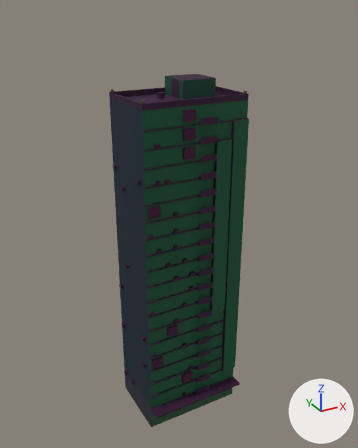
The glTF model public/assets/buildings/slab_i.glb as it was, and as the next commit left it.
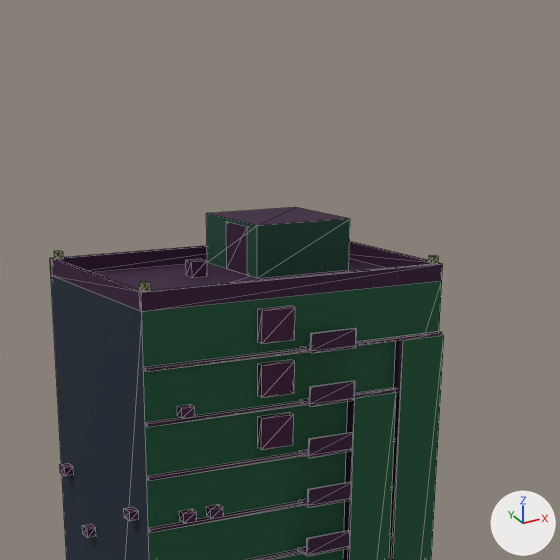
Each version appears first whole from a 50 mm camera at (-40.2, -73.5, 75.9) aimed at (0.1, -0.1, 39.2), and next in a close-up on the part from 26% to 81% of the width and 0% to 44% of the height. The axes (+X, +Y, +Z) are drawn at lower right. The lights are the same throughout. The first two pictures are the older version. The close-ups show mesh edges as thin lines. Where no turn or scale is listed for an object, it has been applied to the vertices. Vertices at exactly the same position are counted once.

In view in the first close-up: 'slab_i'.
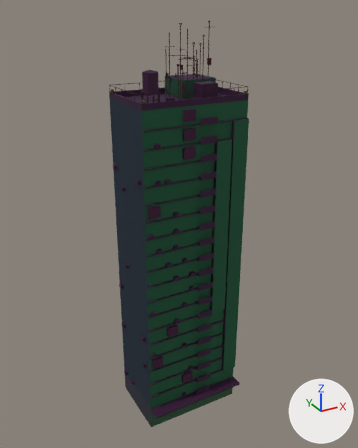
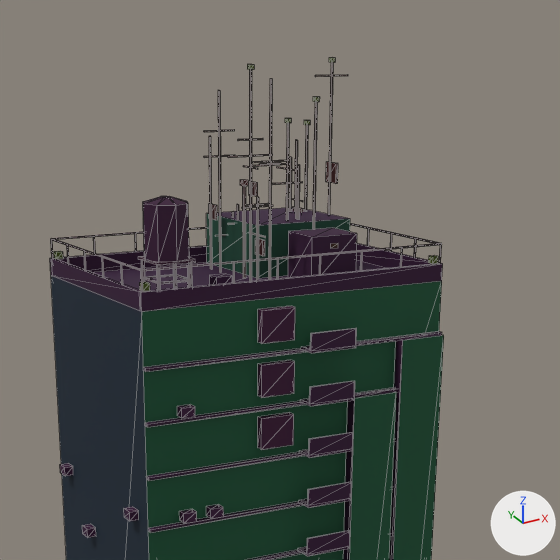
Where the newer file only moved an object's origin or applied its transform, the numbers keep the older frame.

Pixel boxes [x1, y1, x2, y2] of what changed, in the close-ups (560 x 560 px):
'slab_i', reshaped
    before: [50, 207, 444, 560]
    after: [50, 57, 444, 560]
part 1 of me_slab_i, added
    after: [328, 62, 333, 214]
part 2 of me_slab_i, added
    after: [326, 162, 338, 184]
part 3 of me_slab_i, added
    after: [304, 125, 308, 210]
part 4 of me_slab_i, added
    after: [295, 140, 298, 207]
part 5 of me_slab_i, added
    after: [242, 186, 246, 278]
part 6 of me_slab_i, added
    after: [240, 180, 248, 186]
part 7 of me_slab_i, added
    after: [160, 280, 188, 284]
part 8 of me_slab_i, added
    after: [145, 274, 174, 278]
part 9 of me_slab_i, added
    after: [138, 256, 195, 265]
part 10 of me_slab_i, added
    after: [249, 70, 252, 281]
part 11 of me_slab_i, added
    after: [228, 154, 273, 158]
part 12 of me_slab_i, added
    after: [252, 182, 258, 196]
part 13 of me_slab_i, added
    after: [268, 79, 272, 279]
part 14 of me_slab_i, added
    after: [252, 160, 288, 163]
part 15 of me_slab_i, added
    after: [250, 163, 290, 167]
part 16 of me_slab_i, added
    after: [256, 197, 259, 280]
part 17 of me_slab_i, built on
    after: [51, 90, 442, 292]
part 18 of me_slab_i, recoloured
    before: [185, 259, 207, 277]
    after: [289, 157, 292, 211]

The change, as a diff of the scene's bpy script:
```diff
--- a/public/assets/buildings/slab_i.glb.py
+++ b/public/assets/buildings/slab_i.glb.py
@@ me_slab_i @@
-me_slab_i.from_pydata(...)  # 862 vertices, 1102 faces; spans x -10.2..10.2, y -7.6..7.6, z -32.4..32.4
+me_slab_i.from_pydata(...)  # 1550 vertices, 1992 faces; spans x -10.2..10.2, y -7.6..7.6, z -32.4..41.3
+# me_slab_i part 1: the loose piece of 8 vertices spanning x 9.0..9.4, y 7.0..7.4, z 30.4..30.8 is copied, and the copy is scaled about its middle by (0.248, 0.248, 28.8), then moved by (-1.9, -3.5, 4.6); it spans x 7.3..7.4, y 3.7..3.8, z 29.4..41.0
+# me_slab_i part 2: a new loose piece, a box spanning x 7.43..7.58, y 3.14..4.3, z 34.18..35.34, in mat_m_facade
+# me_slab_i part 3: the loose piece of 8 vertices spanning x 9.0..9.4, y 7.0..7.4, z 30.4..30.8 is copied, and the copy is scaled about its middle by (0.248, 0.248, 19.9), then moved by (-2.5, -1.7, 2.8); it spans x 6.7..6.8, y 5.4..5.5, z 29.4..37.4
+# me_slab_i part 4: the loose piece of 8 vertices spanning x 9.0..9.4, y 7.0..7.4, z 30.4..30.8 is copied, and the copy is scaled about its middle by (0.248, 0.248, 17.9), then moved by (-3.3, -1.9, 2.4); it spans x 5.8..5.9, y 5.2..5.3, z 29.4..36.6
+# me_slab_i part 5: the loose piece of 8 vertices spanning x 0.6..3.6, y 2.0..4.6, z 29.4..32.2 is copied, and the copy is scaled about its middle by (0.048, 0.0536, 1.87), then moved by (-2.1, -2.1, 1.2); it spans x -0.1..0.1, y 1.1..1.3, z 29.4..34.6
+# me_slab_i part 6: the loose piece of 8 vertices spanning x 0.6..3.6, y 2.0..4.6, z 29.4..32.2 is copied, and the copy is scaled about its middle by (0.12, 0.138, 0.108), then moved by (-2.1, -2.1, 4.0); it spans x -0.2..0.2, y 1.0..1.4, z 34.6..34.9
+# me_slab_i part 7: a new loose piece, a box spanning x -7.568..-5.63, y -3.107..-3.026, z 30.336..30.417, in mat_m_facade
+# me_slab_i part 8: a new loose piece, a box spanning x -7.568..-5.63, y -1.174..-1.093, z 30.336..30.417, in mat_m_facade
+# me_slab_i part 9: a new loose piece, a box spanning x -7.76..-5.44, y -3.26..-0.94, z 31.36..31.51, in mat_m_facade
+# me_slab_i part 10: the loose piece of 8 vertices spanning x -2.6..-1.6, y 2.9..3.7, z 29.4..30.3 is copied, and the copy is scaled about its middle by (0.0989, 0.124, 12.8), then moved by (1.3, -4.4, 5.3); it spans x -0.9..-0.8, y -1.1..-1.0, z 29.4..40.9
+# me_slab_i part 11: a new loose piece, a box spanning x -2.248..0.562, y -1.12..-1.061, z 36.426..36.489, in mat_m_facade
+# me_slab_i part 12: a new loose piece, a box spanning x -0.75..-0.59, y -1.46..-0.73, z 34.33..35.06, in mat_m_facade
+# me_slab_i part 13: the loose piece of 8 vertices spanning x 0.6..3.6, y 2.0..4.6, z 29.4..32.2 is copied, and the copy is scaled about its middle by (0.033, 0.0381, 3.95), then moved by (-2.5, -5.8, 4.1); it spans x -0.4..-0.3, y -2.5..-2.4, z 29.4..40.4
+# me_slab_i part 14: a new loose piece, a box spanning x -1.484..0.719, y -2.518..-2.46, z 36.219..36.277, in mat_m_facade
+# me_slab_i part 15: a new loose piece, a box spanning x -1.632..0.868, y -2.518..-2.46, z 36.039..36.102, in mat_m_facade
+# me_slab_i part 16: the loose piece of 8 vertices spanning x -2.6..-1.6, y 2.9..3.7, z 29.4..30.3 is copied, and the copy is scaled about its middle by (0.0989, 0.124, 5.42), then moved by (1.6, -4.6, 2.0); it spans x -0.6..-0.5, y -1.4..-1.3, z 29.4..34.3
+# me_slab_i part 17: 20 vertices moved from x -2.6..3.6, y 2.0..4.6, z 29.4..32.2 to x 1.8..5.7, y -3.4..5.7, z 29.4..35.6; 448 vertices added at x -9.5..9.5, y -5.1..7.5, z 29.4..39.6
+# me_slab_i part 18: 10 kept faces spanning x 5.6..5.7, y 5.6..5.7, z 29.4..35.6 get new vertex colours; the middle colour goes from purple #ab00cb to red #ab0000
+# other edits to the shape of me_slab_i do not show in these pictures
 me_slab_i.materials.append(mat_m_facade)
```
